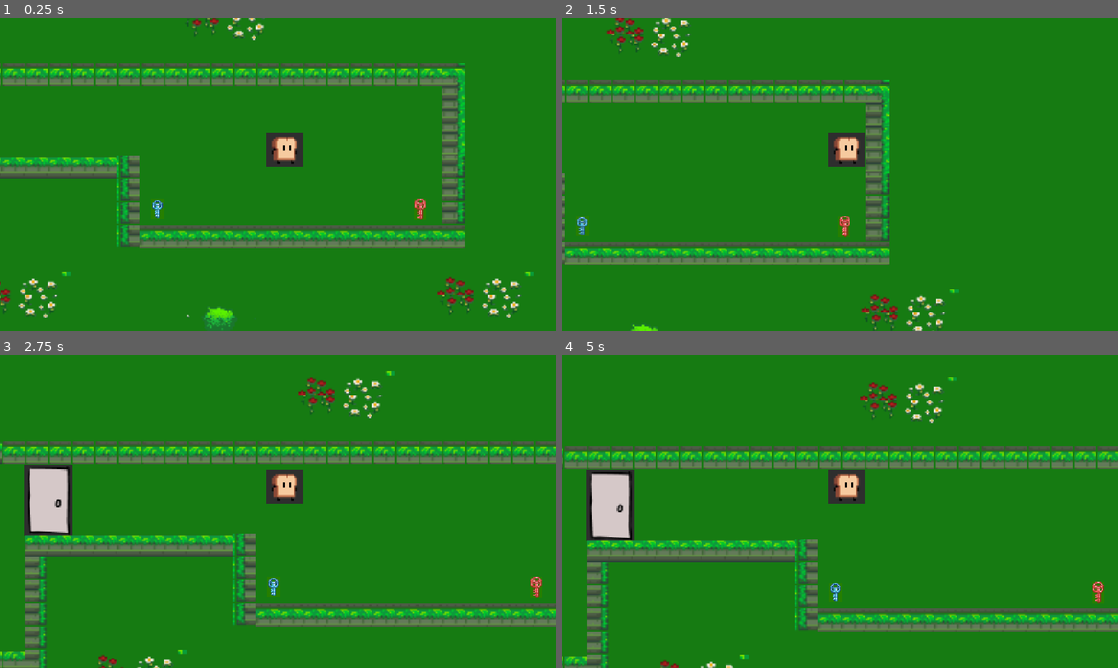
Above: before the commit, frames 1-4 (two rows, left to right).
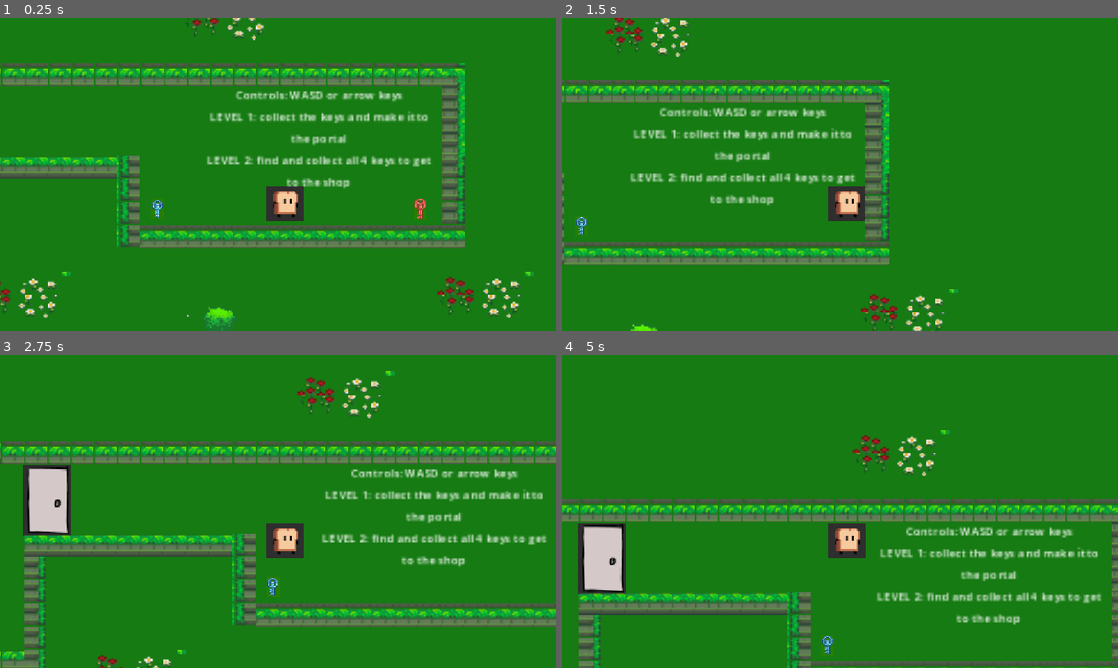
Above: after the commit, the same moments.

Repository: MauraB27/Brositz_P3
Game: Godot game, scene res://world.tscn
Same seed, same stepped clock (60 frames per second), same inputs: the game is played once before the commit and once after it.
Inputs:
- Up to frame 1 (0.25 s): no input
- Up to frame 2 (1.5 s): tap Enter at 0.5 s; hold Right (right) from 0.53 s (still down); tap Up (jump) at 0.77 s; tap Space at 1.25 s
- Up to frame 3 (2.75 s): tap Up (jump) at 1.52 s; tap Enter at 2 s; release Right (right) at 2.03 s; hold Left (left) from 2.03 s (still down)
- Up to frame 4 (5 s): release Left (left) at 2.78 s; hold Right (right) 2.78-4.28 s; tap Up (jump) at 3.02, 3.77, 4.52 s; tap Space at 4.25 s; hold Left (left) from 4.28 s (still down)

The runs differ from the first frame. In frame 1, 3.8% of the frame differs, in the area x 37-78%, y 23-65%; in frame 2, 5.5%; in frame 3, 6.4%; in frame 4, 33%, in the area x 0-100%, y 7-100%.

Commit message:
add label

Diff:
--- /dev/null
+++ b/p-3/message.gd
@@ -0,0 +1,15 @@
+extends Area2D
+
+@export var instructions: Label
+
+# Called every frame. 'delta' is the elapsed time since the previous frame.
+#func _ready() -> void:
+	#instructions.visible = true
+
+func _on_body_entered(body: Node2D) -> void:
+	if body.name == "Player":
+		instructions.visible = true
+
+func _on_body_exited(body: Node2D) -> void:
+	if body.name == "Player":
+		instructions.visible = false
--- a/p-3/world.tscn
+++ b/p-3/world.tscn
@@ -2706,14 +2706,17 @@
 [sub_resource type="CircleShape2D" id="CircleShape2D_bc84e"]
 radius = 15.441098
 
+[sub_resource type="LabelSettings" id="LabelSettings_bc84e"]
+font_size = 8
+
 [node name="World" type="Node2D" unique_id=1814670489]
 
 [node name="ColorRect" type="ColorRect" parent="." unique_id=1856905601]
 z_index = -2
-offset_left = -3985.0
-offset_top = -3304.0
-offset_right = 4778.0
-offset_bottom = 3715.0
+offset_left = -3999.0
+offset_top = -3303.0
+offset_right = 4764.0
+offset_bottom = 3716.0
 color = Color(0.027913298, 0.53, 0.010599989, 0.7882353)
 
 [node name="AudioStreamPlayer2D" type="AudioStreamPlayer2D" parent="." unique_id=655250573]
@@ -2729,12 +2732,12 @@
 zoom = Vector2(3, 3)
 
 [node name="Sprite2D" type="Sprite2D" parent="Player" unique_id=451895996]
-position = Vector2(-0.4999981, 0)
+position = Vector2(-9.536743e-07, 37)
 scale = Vector2(0.42968753, 0.453125)
 texture = ExtResource("2_fj7yv")
 
 [node name="CollisionShape2D" type="CollisionShape2D" parent="Player" unique_id=1641285496]
-position = Vector2(-0.5, 0)
+position = Vector2(-1, 37)
 shape = SubResource("RectangleShape2D_fyly4")
 
 [node name="Spikes" type="Area2D" parent="." unique_id=320710870]
@@ -2962,8 +2965,8 @@
 position = Vector2(6, 13)
 shape = SubResource("RectangleShape2D_e3ehj")
 
-[node name="Marker2D" type="Marker2D" parent="." unique_id=2142309553]
-position = Vector2(511, 3153)
+[node name="Marker2D" type="Marker2D" parent="." unique_id=1263637548]
+position = Vector2(525, 3120)
 
 [node name="Rock" type="RigidBody2D" parent="." unique_id=1143365617]
 position = Vector2(810, 2209)
@@ -3018,6 +3021,20 @@
 rotation = -1.1387726
 scale = Vector2(0.9999989, 0.99999917)
 shape = SubResource("CircleShape2D_bc84e")
+
+[node name="Label" type="Label" parent="." unique_id=958886227]
+custom_minimum_size = Vector2(1, 1)
+offset_left = -59.0
+offset_top = -44.0
+offset_right = 106.0
+offset_bottom = 13.0
+text = "Controls: WASD or arrow keys
+LEVEL 1: collect the keys and make it to the portal
+LEVEL 2: find and collect all 4 keys to get to the shop"
+label_settings = SubResource("LabelSettings_bc84e")
+horizontal_alignment = 1
+autowrap_mode = 2
+visible_characters_behavior = 1
 
 [connection signal="body_entered" from="Spikes" to="Spikes" method="_on_body_entered"]
 [connection signal="body_entered" from="Spikes2" to="Spikes2" method="_on_body_entered"]
Not shown, added: p-3/message.gd.uid
